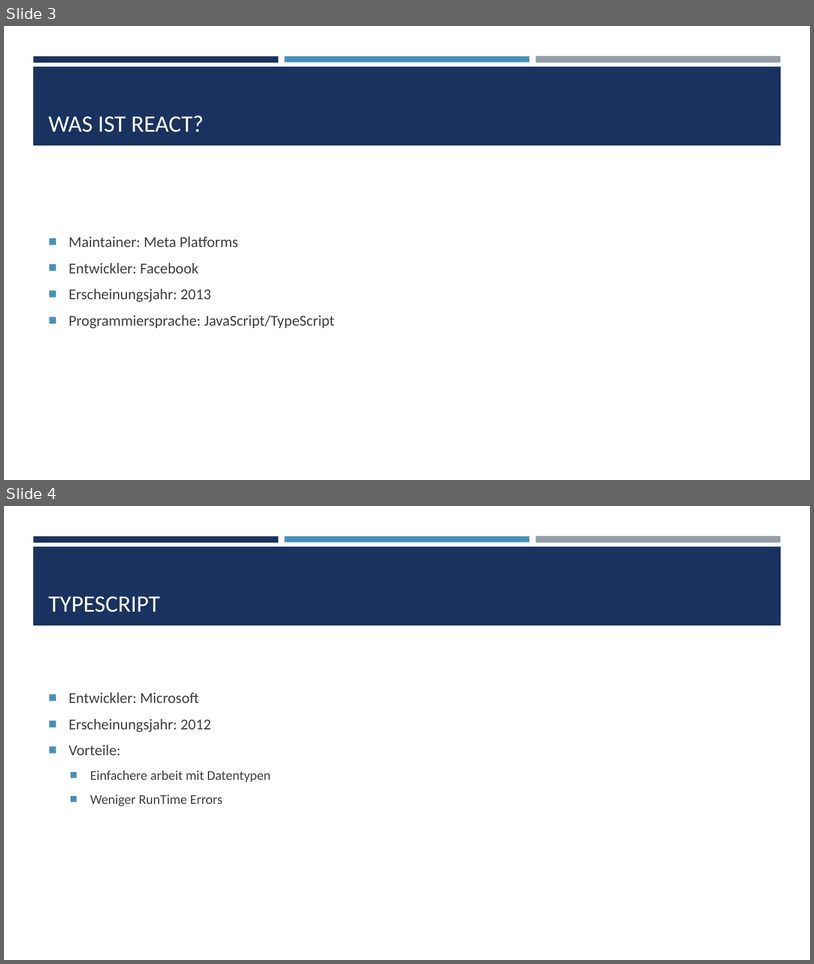
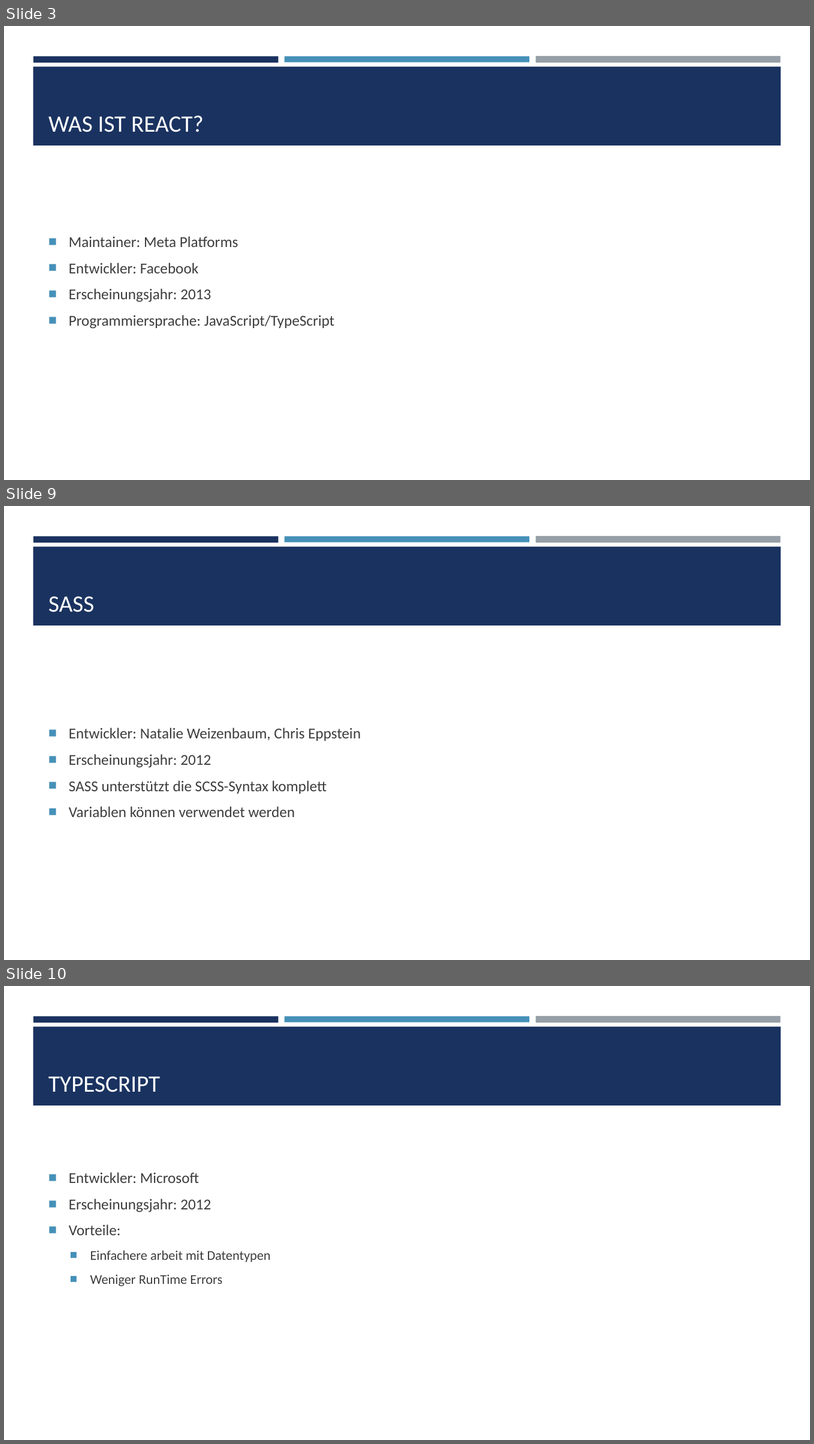
Before and after one commit to Stjeopka/NFT-Shop, a slide deck: NFT-Shop.pptx. Shown one above the other, each under a label of ours: slides 3 and 4 before the commit, slides 3, 9 and 10 after it; the slides between them are not shown. The pictures are 814x964 and 814x1444 pixels, drawn with LibreOffice and Linux fonts; fonts in the diff are those of the drawing. Boxes give left, top, right and bottom in pixels: in the first picture for what was removed or moved away, otherwise in the second. Text is boxed around its words. In the diff, an @@ line names an element or a change of style, - is before the commit and + after.

```diff
--- a/NFT-Shop.pptx
+++ b/NFT-Shop.pptx
@@ slide 9 added at bbox=[4, 506, 810, 960], background #FFFFFF; not listed: 4 template elements that a slide beside it also shows @@
@@ title added at bbox=[48, 596, 94, 612], 28 pt, text #FFFFFF @@
+SASS
@@ text added at bbox=[69, 727, 361, 817], 18 pt, text #3D3D3D @@
+■ Entwickler: Natalie Weizenbaum, Chris Eppstein
+■ Erscheinungsjahr: 2012
+■ SASS unterstützt die SCSS-Syntax komplett
+■ Variablen können verwendet werden
@@ what was slide 4 is now slide 10 @@
```
Also in this commit, not shown: 5 other slides added.
